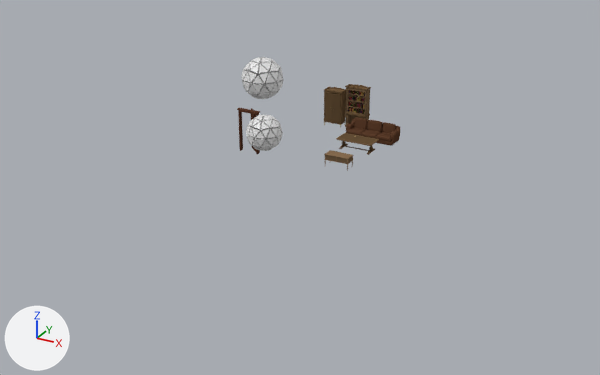
One commit to the Blender file assets/world.blend: the scene before it, then after it.
The view is the same before and after, from a camera (50 mm lens) standing at (24.5, -48.0, 21.8) and looking at (-0.3, -2.8, -0.8). The axes (+X, +Y, +Z) are drawn at lower left. The lights are the same throughout. Mesh edges are drawn as thin lines on the coarser meshes.

Objects in the first picture: 'BookCase_Single.001', 'Foo', 'Foo.001', 'Sofa2.001'.
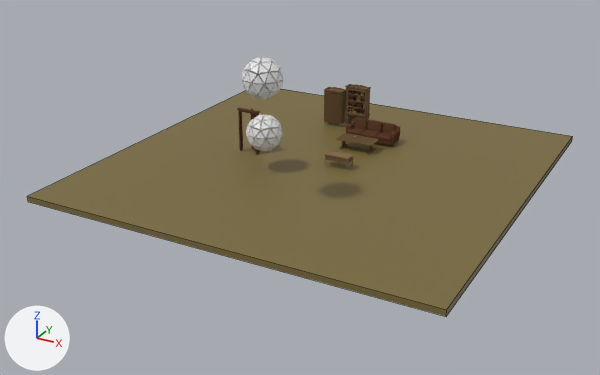
What differs and where, as boxes [x1, y1, x2, y2] in the pictures (600 x 375 px):
'Plane', shown (yellow): after [27, 89, 573, 316]

What changed in the scene script:
```text
Change ob_plane:
    remove ob_plane.hide_set(True)
```
